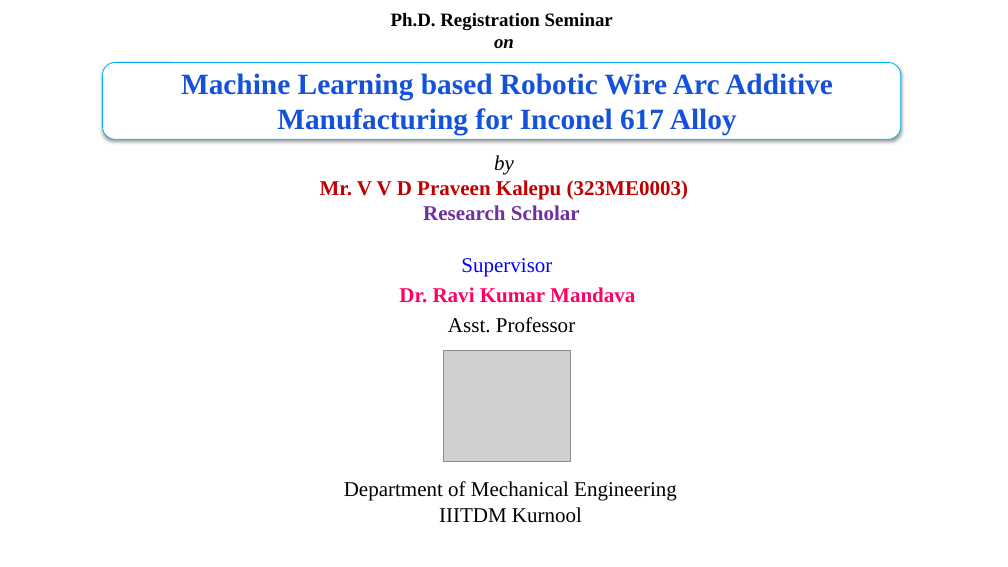
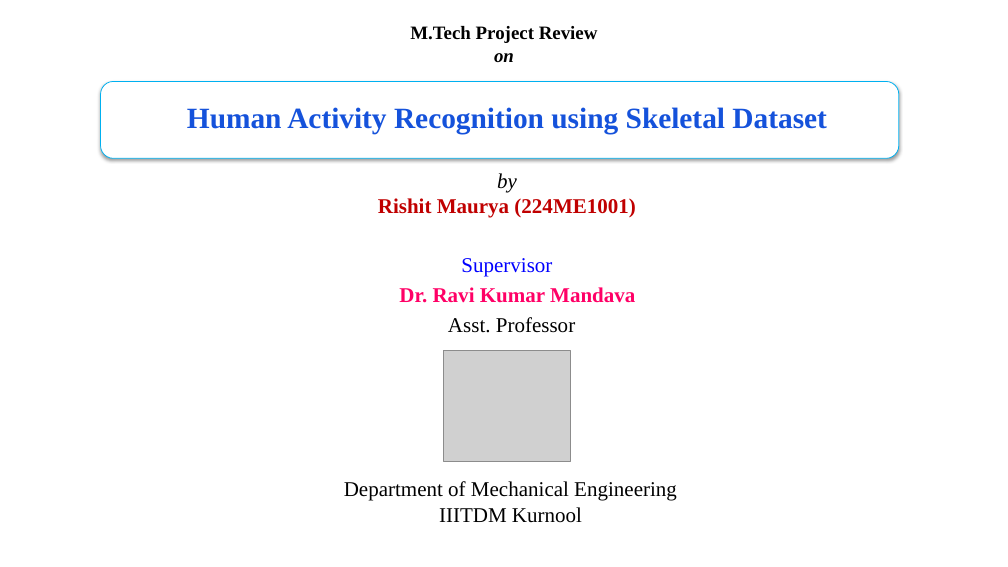
Before and after one commit to rishitmaurya/Human-Activity-Recognition, a slide deck: slide 1 of HAR_rishit.pptx. Drawn at 1008x567 pixels with LibreOffice and Linux fonts; fonts in the diff are those of the drawing; grey boxes stand for pictures. Boxes give left, top, right and bottom in pixels: in the first picture for what was removed or moved away, otherwise in the second. Text is boxed around its words. In the diff, an @@ line names an element or a change of style, - is before the commit and + after.

```diff
--- a/HAR_rishit.pptx
+++ b/HAR_rishit.pptx
@@ text "M.Tech Project Review": place and size @@
-text "M.Tech Project Review" at (391, 13, 613, 48)
+text "M.Tech Project Review" at (410, 26, 598, 62)
@@ text at (410, 26, 598, 43): text changed @@
-Ph.D. Registration Seminar
+M.Tech Project Review
@@ rounded rectangle: place and size @@
-rounded rectangle at (103, 63, 901, 140)
+rounded rectangle at (101, 82, 899, 159)
@@ text at (187, 107, 827, 134): text changed @@
-Machine Learning based Robotic Wire Arc Additive Manufacturing for Inconel 617 Alloy
+Human Activity Recognition using Skeletal Dataset
@@ text at (378, 173, 635, 218): text changed @@
-by
-Mr. V V D Praveen Kalepu (323ME0003)
-Research Scholar
+by
+Rishit Maurya (224ME1001)
```
Also in this commit, not shown: 27 other slides changed.
